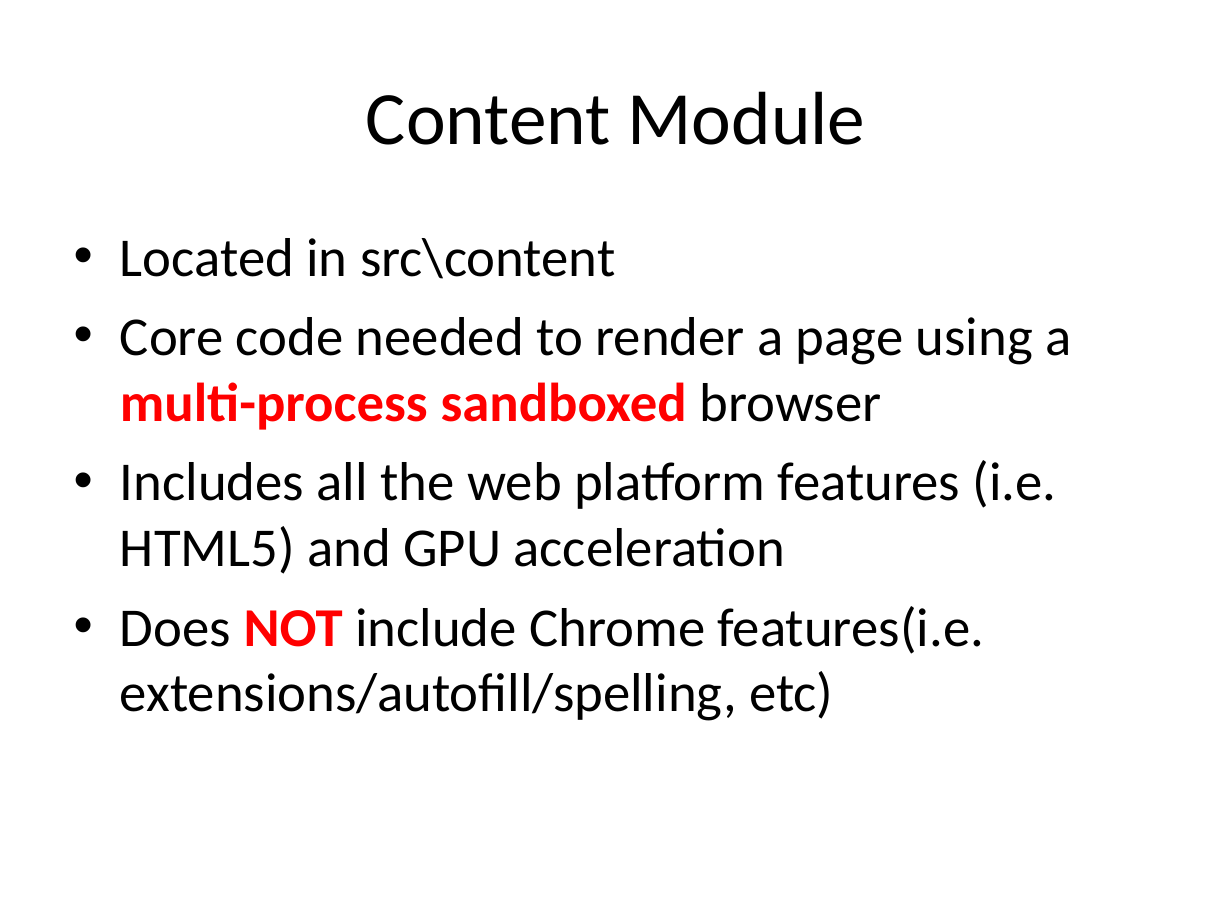
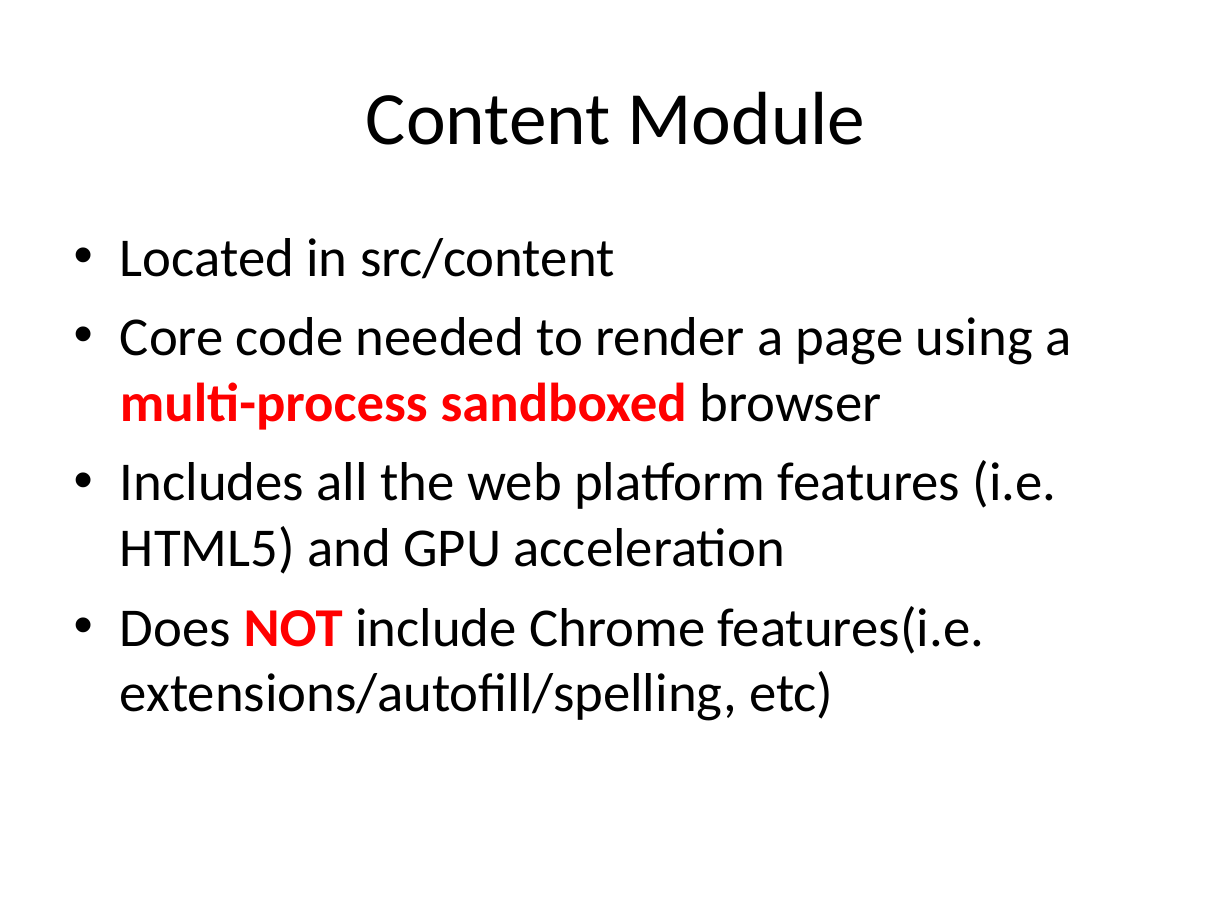
Before and after one commit to tezheng/chromium, a slide deck: slide 29 of docs/chromium.ppt (slide 6 before the commit). Drawn at 1232x924 pixels with LibreOffice and Linux fonts; fonts in the diff are those of the drawing. Boxes give left, top, right and bottom in pixels: in the first picture for what was removed or moved away, otherwise in the second. Text is boxed around its words. In the diff, an @@ line names an element or a change of style, - is before the commit and + after.

```diff
--- a/docs/chromium.ppt
+++ b/docs/chromium.ppt
@@ text at (x1=120, y1=238, x2=615, y2=279): text changed @@
-• Located in src\content
+• Located in src/content
```
Also in this commit, not shown: 2 other slides changed, 22 slides added, 2 slides removed, 6 other files.
